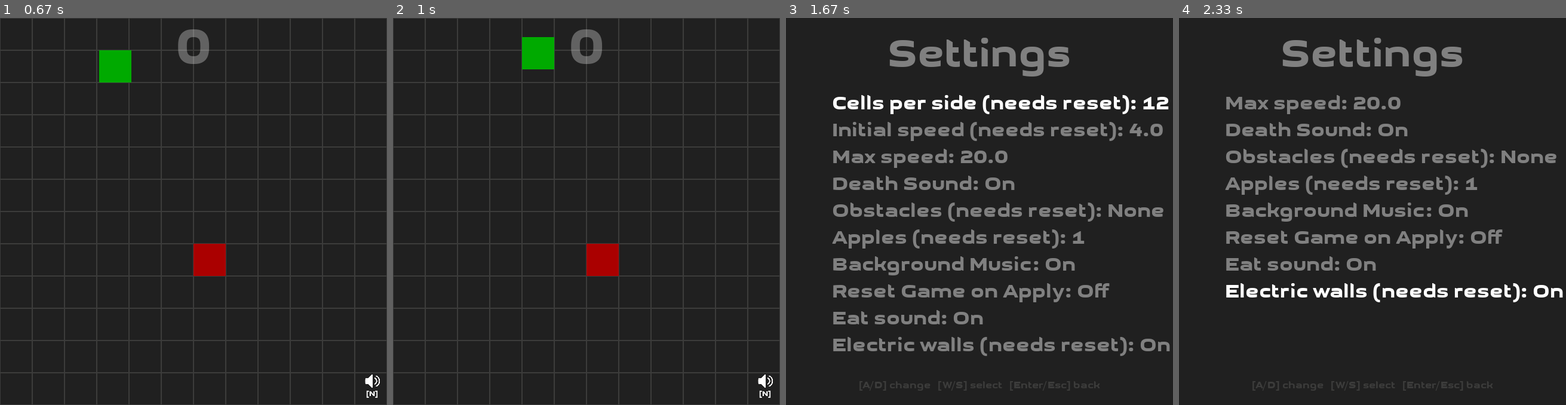
Above: before the commit, frames 1-4 (left to right).
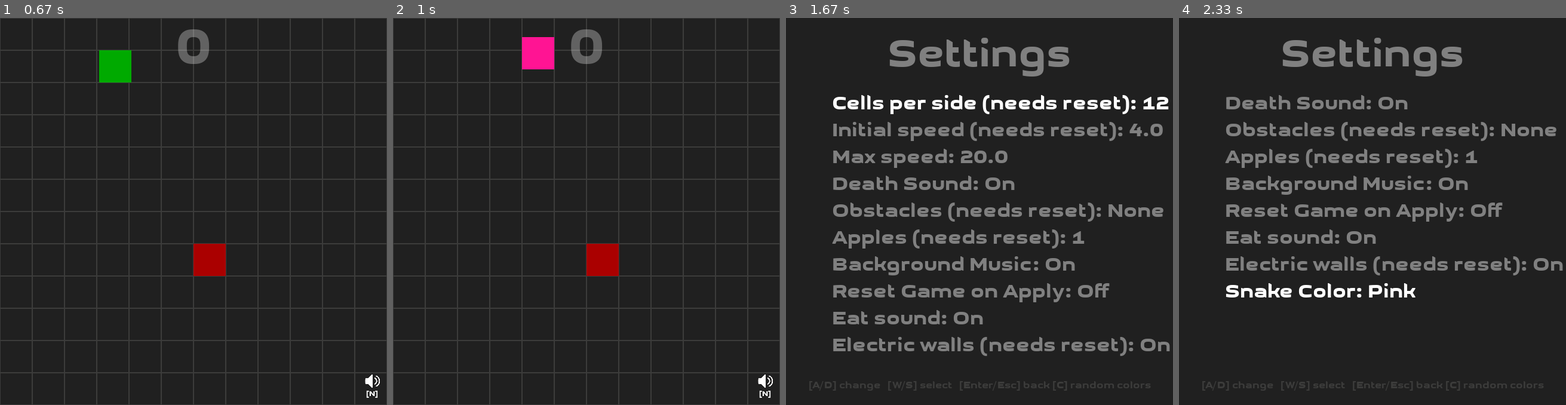
Above: after the commit, the same moments.

Repository: fossguild/naja
Game: pygame game, started from kobra.py
Two runs of this game, one before a commit and one after it. Both use one fixed random seed, a clock stepped at 60 frames per second and the inputs below.
Inputs:
- Up to frame 1 (0.67 s): click "Start Game" at 0.38 s
- Up to frame 2 (1 s): hold C from 0.67 s (still down); hold Up from 0.67 s (still down)
- Up to frame 3 (1.67 s): release C at 1.13 s; release Up at 1.13 s; tap Enter at 1.17 s; tap M at 1.5 s
- Up to frame 4 (2.33 s): hold Up 1.83-2.3 s

Frame 1 is identical in both runs. In frame 2, 0.7% of the frame differs, in the area x 33-42%, y 4-14%; in frame 3, 0.5%; in frame 4, 9.8%, in the area x 6-100%, y 19-97%.

Commit message:
feat: new colors

Diff:
--- a/kobra.py
+++ b/kobra.py
@@ -24,9 +24,7 @@
 import pygame
 from src.entities import Snake, Apple, Obstacle
 from src.constants import (
-    HEAD_COLOR,
     DEAD_HEAD_COLOR,
-    TAIL_COLOR,
     ARENA_COLOR,
     GRID_COLOR,
     SCORE_COLOR,
@@ -96,7 +94,7 @@
         state.arena.blit(text, rect)
 
     # Hint footer (smaller)
-    hint_text = "[A/D] change   [W/S] select   [Enter/Esc] back"
+    hint_text = "[A/D] change   [W/S] select   [Enter/Esc] back [C] random colors"
     hint = assets.render_custom(hint_text, GRID_COLOR, int(state.width / 40))
     state.arena.blit(hint, hint.get_rect(center=(state.width / 2, state.height * 0.95)))
 
@@ -650,6 +648,9 @@
                     )
                     apply_settings(state, assets, config, settings, reset_objects=False)
 
+                elif event.key == pygame.K_c:  # C : randomize snake colors
+                    settings.randomize_snake_colors()
+
         ## Update the game
         if state.game_on:
             # Only update snake position when it has reached its current target
@@ -753,6 +754,10 @@
 
         electric_walls = settings.get("electric_walls")
 
+        snake_colors = settings.get_snake_colors()
+        current_head_color = snake_colors["head"]
+        current_tail_color = snake_colors["tail"]
+
         # Draw the tail with smooth interpolation
         for i, (tx, ty) in enumerate(state.snake.tail):
             draw_tx = tx
@@ -791,7 +796,7 @@
 
             pygame.draw.rect(
                 state.arena,
-                TAIL_COLOR,
+                current_tail_color,
                 pygame.Rect(
                     round(draw_tx), round(draw_ty), state.grid_size, state.grid_size
                 ),
@@ -800,7 +805,7 @@
         # Draw head (use int coords for Rect)
         pygame.draw.rect(
             state.arena,
-            HEAD_COLOR,
+            current_head_color,
             pygame.Rect(
                 round(state.snake.draw_x),
                 round(state.snake.draw_y),
--- a/src/constants.py
+++ b/src/constants.py
@@ -3,6 +3,9 @@
 This file is only for objects/constants whose values are known
 before runtime and never changed
 """
+
+import random
+
 
 HEAD_COLOR = "#00aa00"  # Color of the snake's head.
 DEAD_HEAD_COLOR = "#4b0082"  # Color of the dead snake's head.
@@ -16,3 +19,51 @@
 
 WINDOW_TITLE = "KobraPy"  # Window title.
 CLOCK_TICKS = 4  # How fast the snake moves.
+
+# Color palettes for snake customization
+SNAKE_COLOR_PALETTES = [
+    # Classic Green
+    {"head": "#00aa00", "tail": "#00ff00", "name": "Classic Green"},
+    # Fire
+    {"head": "#ff4500", "tail": "#ff6347", "name": "Fire"},
+    # Ocean
+    {"head": "#0066cc", "tail": "#00bfff", "name": "Ocean"},
+    # Purple
+    {"head": "#8a2be2", "tail": "#da70d6", "name": "Purple"},
+    # Gold
+    {"head": "#ffd700", "tail": "#ffff00", "name": "Gold"},
+    # Pink
+    {"head": "#ff1493", "tail": "#ff69b4", "name": "Pink"},
+    # Cyan
+    {"head": "#00ced1", "tail": "#00ffff", "name": "Cyan"},
+    # Orange
+    {"head": "#ff8c00", "tail": "#ffa500", "name": "Orange"},
+    # Red
+    {"head": "#dc143c", "tail": "#ff6b6b", "name": "Red"},
+    # Forest
+    {"head": "#228b22", "tail": "#32cd32", "name": "Forest"},
+]
+
+
+def get_random_snake_colors():
+    """Get a random color palette for the snake.
+
+    Returns:
+        dict: Dictionary with 'head', 'tail', and 'name' keys
+    """
+    return random.choice(SNAKE_COLOR_PALETTES)
+
+
+def get_snake_colors_by_name(name: str):
+    """Get snake colors by palette name.
+
+    Args:
+        name: Name of the color palette
+
+    Returns:
+        dict: Dictionary with 'head', 'tail', and 'name' keys, or default if not found
+    """
+    for palette in SNAKE_COLOR_PALETTES:
+        if palette["name"] == name:
+            return palette
+    return SNAKE_COLOR_PALETTES[0]  # Return default if not found
--- a/src/settings.py
+++ b/src/settings.py
@@ -18,6 +18,8 @@
 #   along with this program.  If not, see <http://www.gnu.org/licenses/>.
 
 """Dynamic game settings and menu configuration."""
+
+from src.constants import SNAKE_COLOR_PALETTES
 
 
 class GameSettings:
@@ -35,6 +37,7 @@
         "reset_game_on_apply": False,
         "eat_sound": True,
         "electric_walls": True,
+        "snake_color_palette": "Classic Green",  # New setting
     }
 
     # Declarative menu field definitions
@@ -89,6 +92,12 @@
             "key": "electric_walls",
             "label": "Electric walls (needs reset)",
             "type": "bool",
+        },
+        {
+            "key": "snake_color_palette",
+            "label": "Snake Color",
+            "type": "select",
+            "options": [palette["name"] for palette in SNAKE_COLOR_PALETTES],
         },
     ]
 
@@ -241,3 +250,24 @@
             if field["key"] == key:
                 return field
         return None
+
+    def get_snake_colors(self):
+        """Get current snake colors based on selected palette.
+
+        Returns:
+            dict: Dictionary with 'head', 'tail', and 'name' keys
+        """
+        from .constants import get_snake_colors_by_name
+
+        palette_name = self.settings.get("snake_color_palette", "Classic Green")
+        return get_snake_colors_by_name(palette_name)
+
+    def randomize_snake_colors(self):
+        """Randomize snake colors to a random palette.
+
+        This method can be called when the user wants to randomize colors.
+        """
+        from .constants import get_random_snake_colors
+
+        random_palette = get_random_snake_colors()
+        self.settings["snake_color_palette"] = random_palette["name"]
